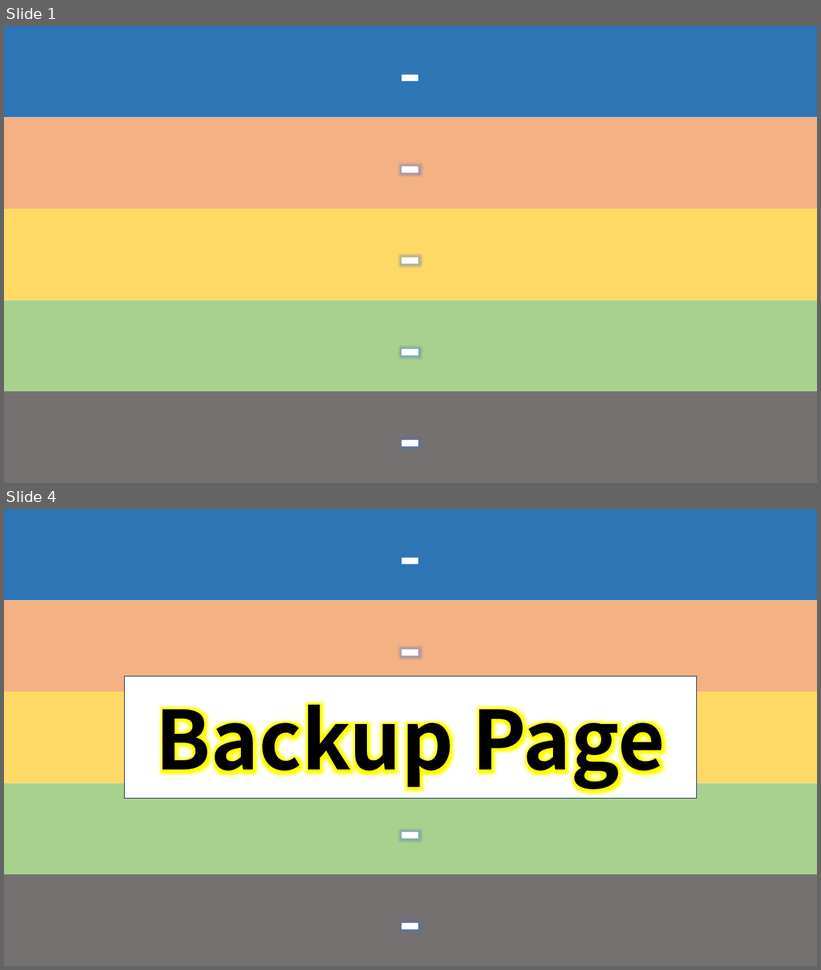
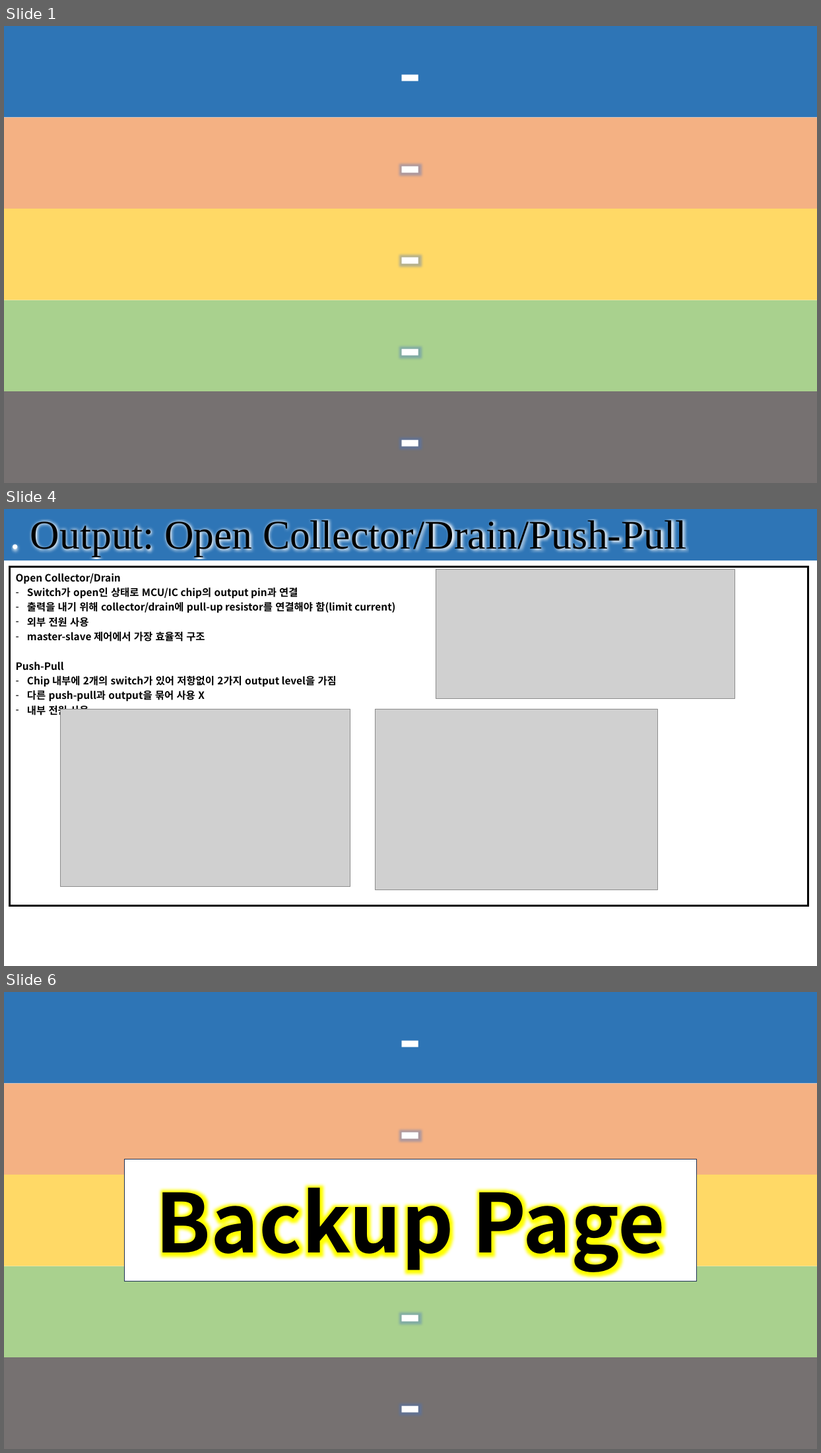
Before and after one commit to seonghokim/Study, a slide deck: Study Material/Hardware Explanation.pptx. Shown one above the other, each under a label of ours: slides 1 and 4 before the commit, slides 1, 4 and 6 after it; the slides between them are not shown. The pictures are 821x970 and 821x1453 pixels, drawn with LibreOffice and Linux fonts; fonts in the diff are those of the drawing; grey boxes stand for pictures. Boxes give left, top, right and bottom in pixels: in the first picture for what was removed or moved away, otherwise in the second. Text is boxed around its words. In the diff, an @@ line names an element or a change of style, - is before the commit and + after.

```diff
--- a/Study Material/Hardware Explanation.pptx
+++ b/Study Material/Hardware Explanation.pptx
@@ slide 4 added at <box>4,509,817,966</box>, background #FFFFFF @@
@@ rectangle added at <box>4,509,817,560</box>, fill #404040 @@
@@ rectangle added at <box>4,509,817,561</box>, fill #2E75B6, 48 pt, text #000000 @@
+. Output: Open Collector/Drain/Push-Pull
@@ table added at <box>9,567,809,906</box>, 1 rows, 1 columns @@
+Open Collector/Drain / Switch가 open인 상태로 MCU/IC chip의 output pin과 연결 / 출력을 내기 위해 collector/drain에 pull-up resistor를 연결해야 함(limit current) / 외부 전원 사용 / master-slave 제어에서 가장 효율적 구조 / Push-Pull / Chip 내부에 2개의 switch가 있어 저항없이 2가지 output level을 가짐 / 다른 push-pull과 output을 묶어 사용 X / 내부 전원 사용
@@ picture added at <box>436,569,735,698</box> @@
@@ picture added at <box>60,709,350,887</box> @@
@@ picture added at <box>376,709,658,890</box> @@
@@ what was slide 4 is now slide 6 @@
```
Also in this commit, not shown: 2 slides changed, 1 other slide added.
